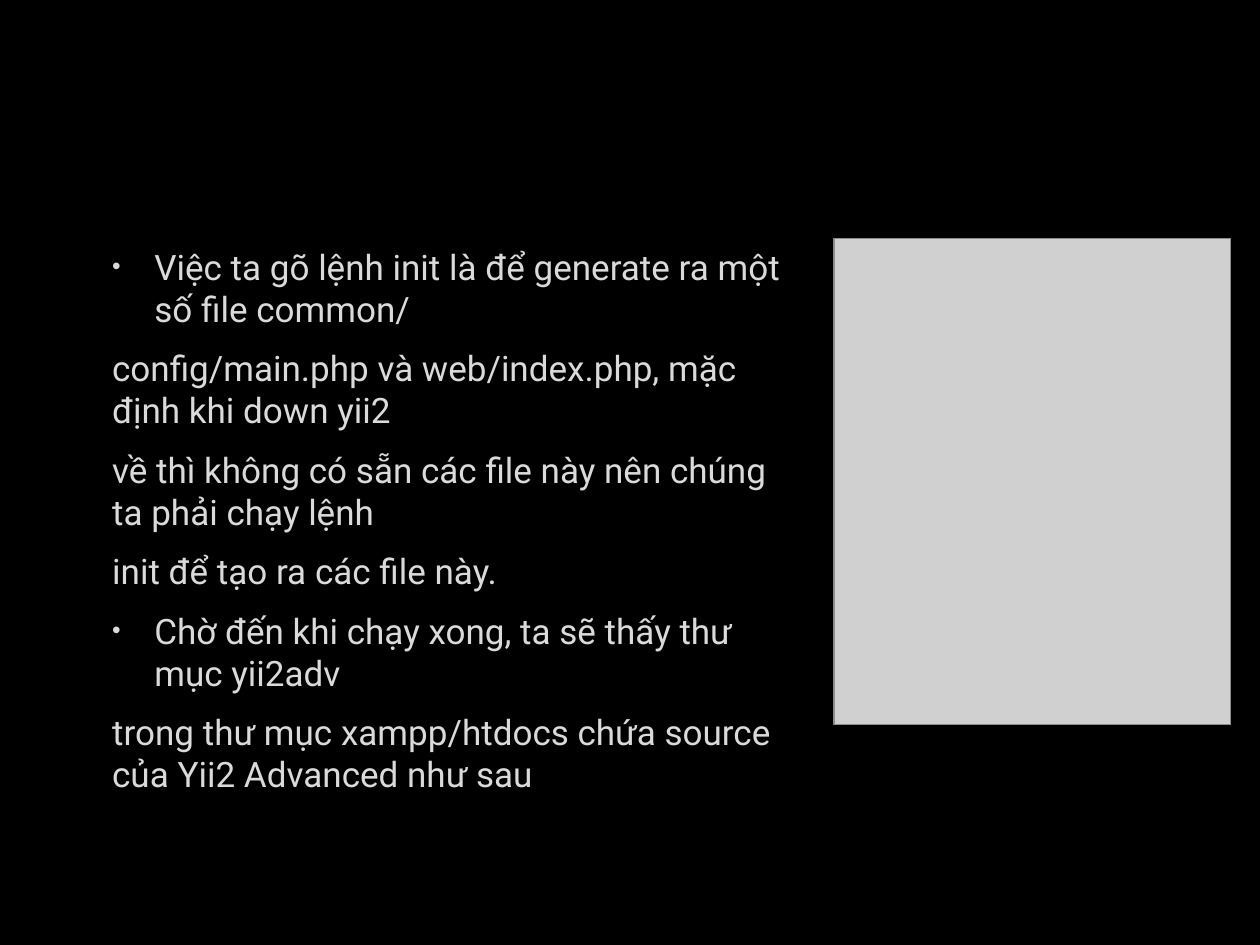
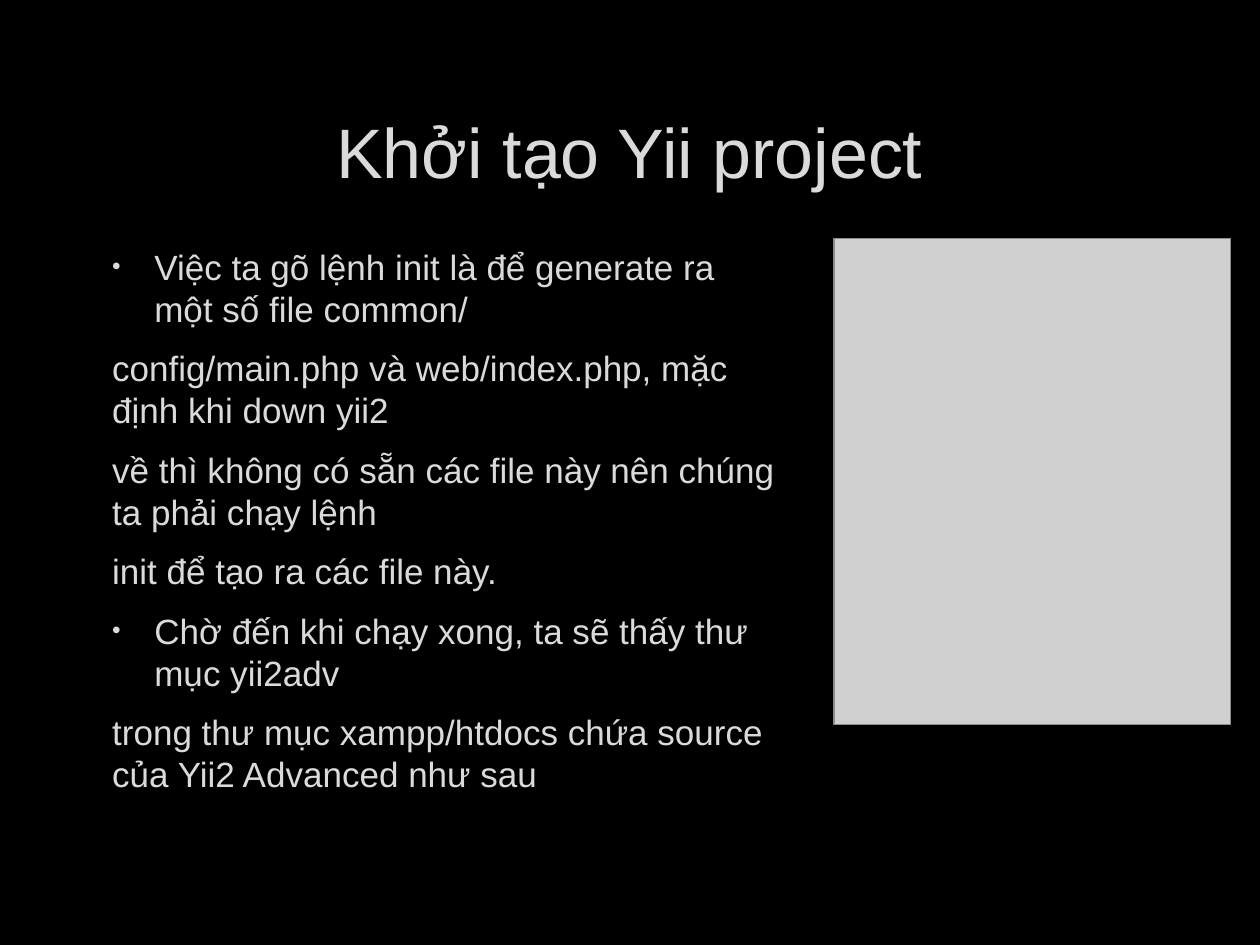
Before and after one commit to deviknight/php, a slide deck: slide 16 of Yii-Framwork.pptx (slide 11 before the commit). Drawn at 1260x945 pixels with LibreOffice and Linux fonts; fonts in the diff are those of the drawing; grey boxes stand for pictures; background and template pictures are left out. Boxes give left, top, right and bottom in pixels: in the first picture for what was removed or moved away, otherwise in the second. Text is boxed around its words. In the diff, an @@ line names an element or a change of style, - is before the commit and + after.

```diff
--- a/Yii-Framwork.pptx
+++ b/Yii-Framwork.pptx
@@ title added at [336,125,922,191], 40 pt, text #DADADA @@
+Khởi tạo Yii project
@@ text "Việc ta gõ lệnh init ..." at [112,251,774,788]: font Roboto to Arial @@
```
Also in this commit, not shown: 19 other slides changed, 9 slides added, 2 slides removed, 2 other files.
